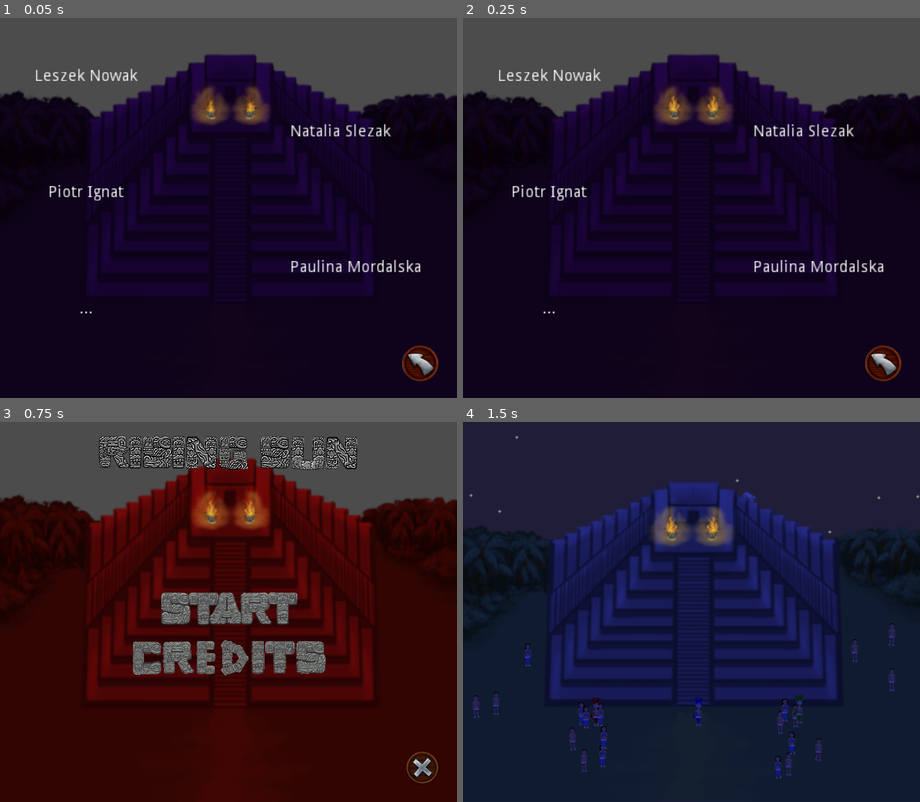
Above: before the commit, frames 1-4 (two rows, left to right).
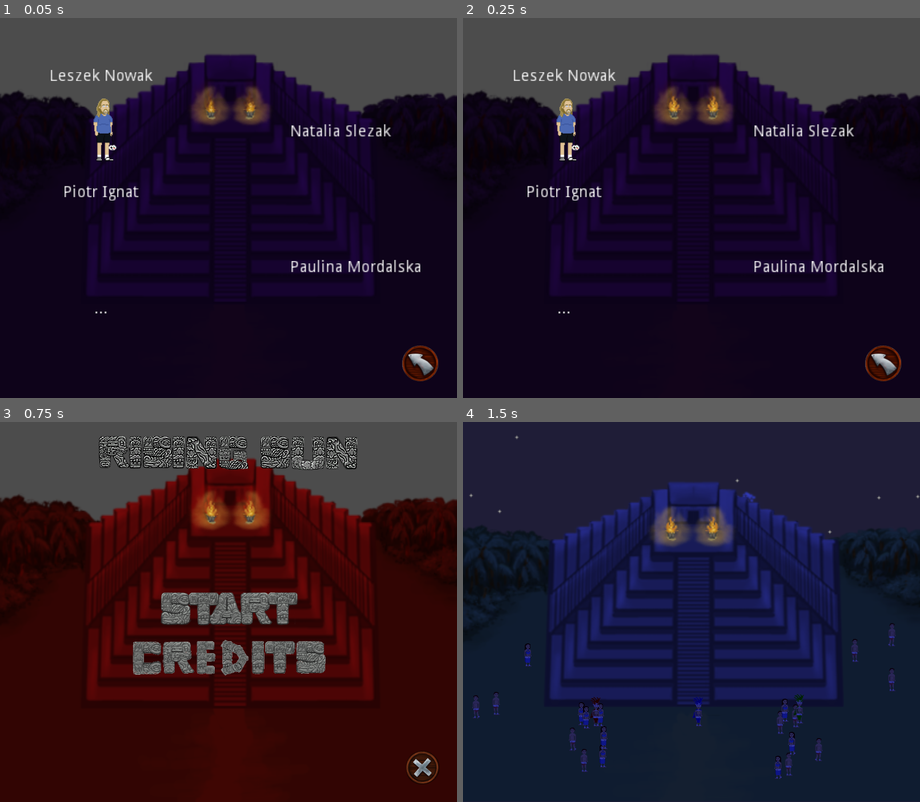
Above: after the commit, the same moments.

Repository: JohnMeadow1/RisingSun
Game: Godot game, scene res://credits_scene.tscn
The game is run twice, just before and just after one commit, with the same random seed, the same clock (stepped at 60 frames per second) and the same inputs. This scene is started directly instead of the project's main scene.
Inputs (mouse positions are in pixels of both pictures, inside the frame that each line leads up to):
- Up to frame 1 (0.05 s): no input
- Up to frame 2 (0.25 s): no input
- Up to frame 3 (0.75 s): click "Natalia Slezak Paulina Mordal…" at 0.5 s
- Up to frame 4 (1.5 s): click (691, 627) at 1.27 s

The runs differ from the first frame. In frame 1, 1.2% of the frame differs, in the area x 7-34%, y 13-78%; in frame 2, 1.2%; in frame 3, nothing differs; in frame 4, nothing differs.

Commit message:
Added image to credits

Diff:
--- a/source/credits_scene.tscn
+++ b/source/credits_scene.tscn
@@ -1,10 +1,11 @@
-[gd_scene load_steps=7 format=2]
+[gd_scene load_steps=8 format=2]
 
 [ext_resource path="res://images/back.png" type="Texture" id=1]
 [ext_resource path="res://images/back_pressed.png" type="Texture" id=2]
 [ext_resource path="res://scripts/back.gd" type="Script" id=3]
 [ext_resource path="res://images/background1.png" type="Texture" id=4]
 [ext_resource path="res://images/fire_anim.png" type="Texture" id=5]
+[ext_resource path="res://images/leszek.png" type="Texture" id=6]
 
 [sub_resource type="Animation" id=1]
 
@@ -25,7 +26,7 @@
 "values": [ 0, 1, 2 ]
 }
 
-[node name="TextureButton" type="TextureButton"]
+[node name="TextureButton" type="TextureButton" index="0"]
 
 anchor_left = 0.0
 anchor_top = 0.0
@@ -98,7 +99,7 @@
 anchor_bottom = 0.0
 margin_left = -977.0
 margin_top = -725.0
-margin_right = -876.0
+margin_right = -851.0
 margin_bottom = -507.0
 rect_scale = Vector2( 3, 3 )
 rect_pivot_offset = Vector2( 0, 0 )
@@ -146,4 +147,19 @@
 "anims/Nowa animacja" = SubResource( 1 )
 blend_times = [  ]
 
+[node name="CanvasLayer" type="CanvasLayer" parent="." index="4"]
+
+layer = 1
+offset = Vector2( 0, 0 )
+rotation = 0.0
+scale = Vector2( 1, 1 )
+transform = Transform2D( 1, 0, 0, 1, 0, 0 )
+
+[node name="leszek" type="Sprite" parent="CanvasLayer" index="0"]
+
+position = Vector2( 275.559, 296.061 )
+scale = Vector2( 2, 2 )
+texture = ExtResource( 6 )
+_sections_unfolded = [ "Transform" ]
+
 [connection signal="pressed" from="." to="." method="_pressed"]
Binary file added: source/images/leszek.png
